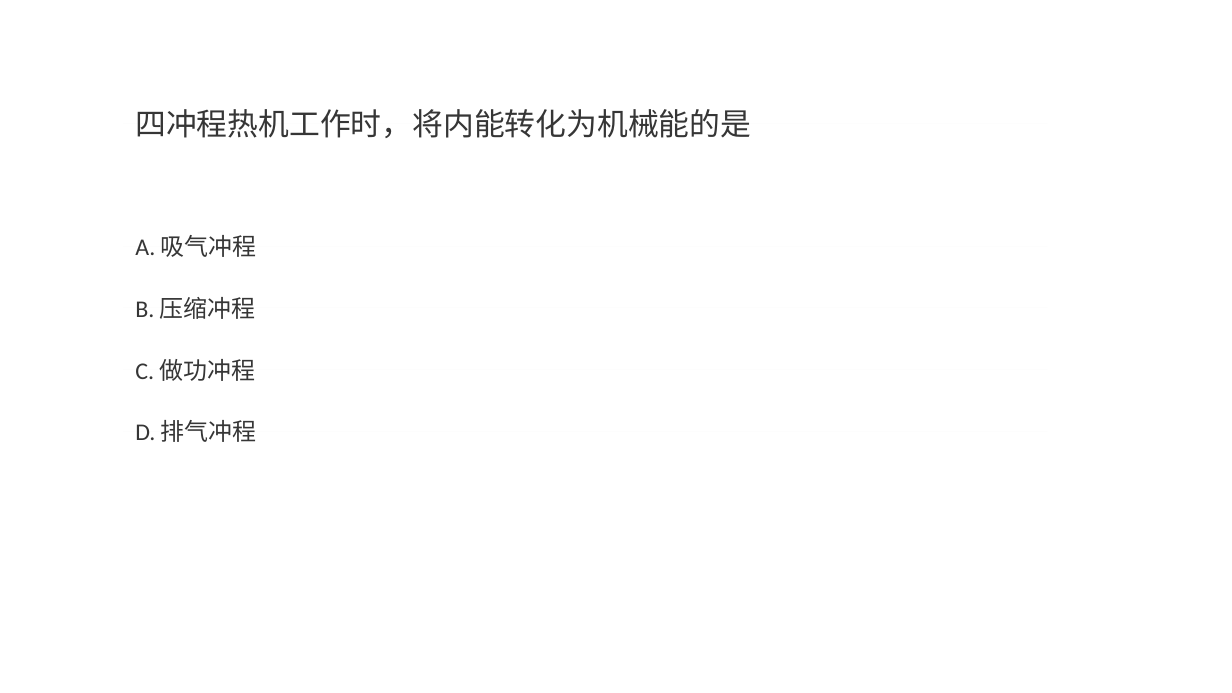
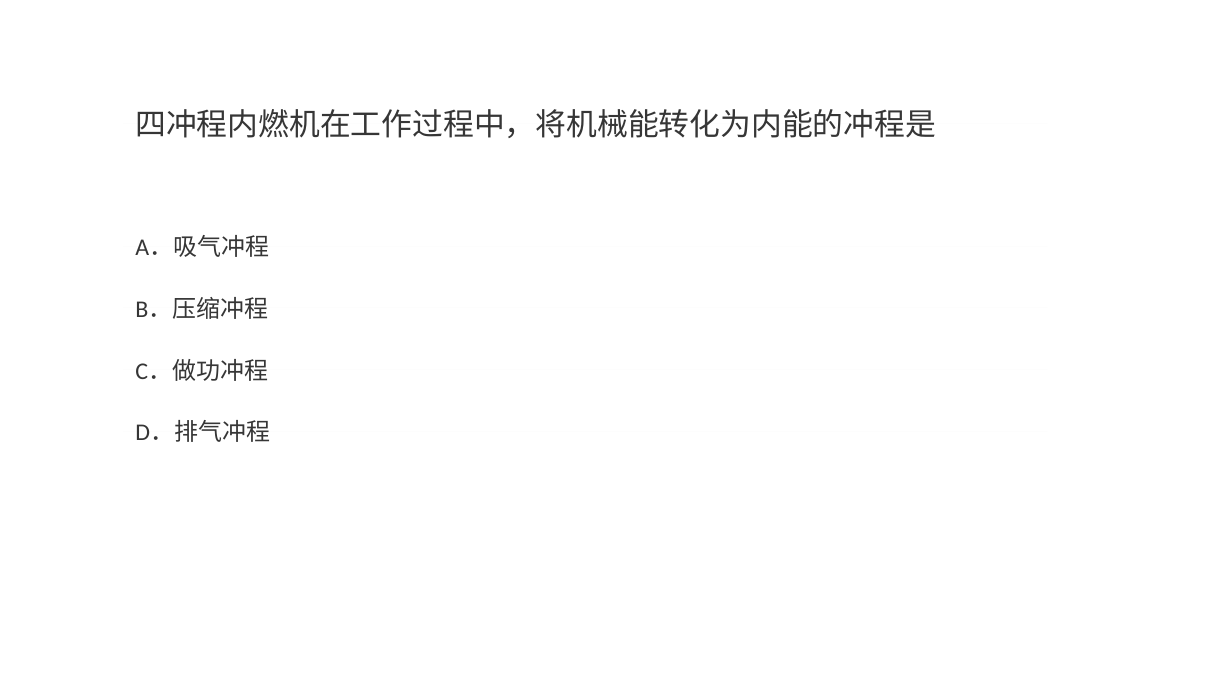
Before and after one commit to momoko8443/mang_project, a slide deck: slide 3 of question.pptx (slide 4 before the commit). Drawn at 1232x693 pixels with LibreOffice and Linux fonts; fonts in the diff are those of the drawing. Boxes give left, top, right and bottom in pixels: in the first picture for what was removed or moved away, otherwise in the second. Text is boxed around its words. In the diff, an @@ line names an element or a change of style, - is before the commit and + after.

```diff
--- a/question.pptx
+++ b/question.pptx
@@ rectangle "四冲程内燃机在工作过程中，将机械能转化为内能的冲程是": place and size @@
-rectangle "四冲程内燃机在工作过程中，将机械能转化为内能的冲程是" at box(135, 109, 751, 138)
+rectangle "四冲程内燃机在工作过程中，将机械能转化为内能的冲程是" at box(123, 123, 1047, 123)
@@ text in rectangle at box(135, 109, 936, 138): text changed @@
-四冲程热机工作时，将内能转化为机械能的是
+四冲程内燃机在工作过程中，将机械能转化为内能的冲程是
@@ text at box(135, 235, 269, 257): text changed @@
-A. 吸气冲程
+A．吸气冲程
@@ text at box(135, 297, 268, 319): text changed @@
-B. 压缩冲程
+B．压缩冲程
@@ text at box(135, 359, 268, 381): text changed @@
-C. 做功冲程
+C．做功冲程
@@ text at box(135, 420, 270, 442): text changed @@
-D. 排气冲程
+D．排气冲程
```
Also in this commit, not shown: 3 other slides changed, 2 slides added, 4 slides removed, 20 other files.
